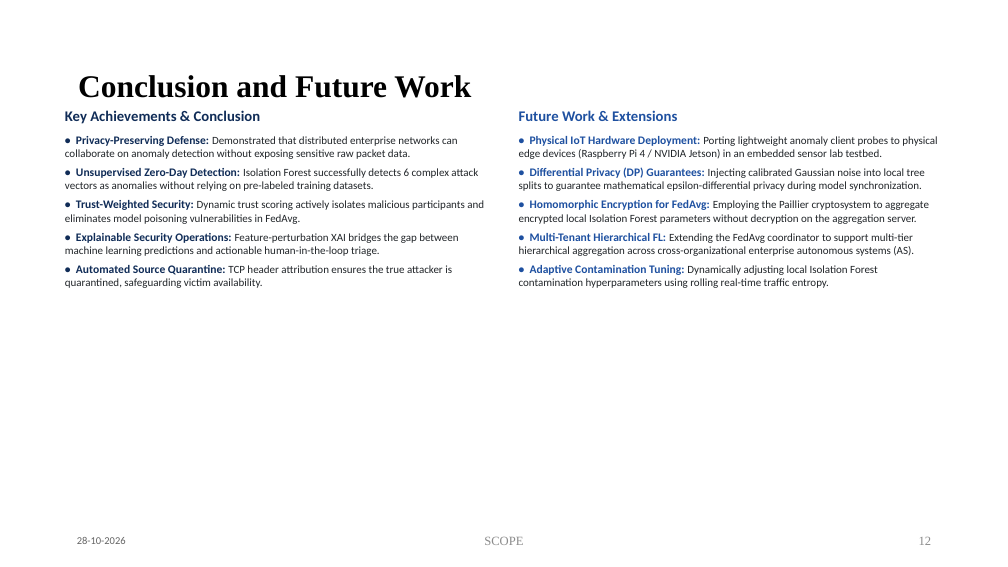
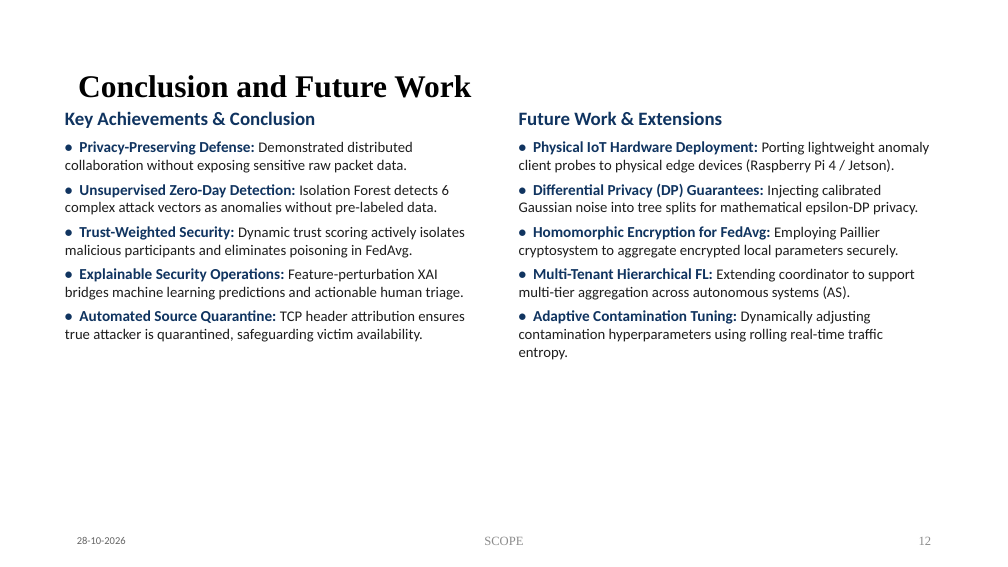
Before and after one commit to Prasanth4689/Federated-Anomaly-Detection, a slide deck: slide 12 of docs/BCSE497J_Review3_Presentation.pptx. Drawn at 1008x567 pixels with LibreOffice and Linux fonts; fonts in the diff are those of the drawing. Boxes give left, top, right and bottom in pixels: in the first picture for what was removed or moved away, otherwise in the second. Text is boxed around its words. In the diff, an @@ line names an element or a change of style, - is before the commit and + after.

Commit message:
Update BCSE497J_Review3_Presentation.pptx: clean formatting, conference paper outcome, readable font sizes

```diff
--- a/docs/BCSE497J_Review3_Presentation.pptx
+++ b/docs/BCSE497J_Review3_Presentation.pptx
@@ text at [65,111,315,128]: size 14 to 18 pt, text colour #102C57 to #103460 in "Key Achievements & Conclusion" @@
@@ text at [519,111,722,125]: size 14 to 18 pt, text colour #1E50A0 to #103460 in "Future Work & Extensions" @@
@@ text at [65,141,465,342]: text changed; size 10.5 to 14 pt; text colour #212529 to #1E1E1E @@
-• Privacy-Preserving Defense: Demonstrated that distributed enterprise networks can collaborate on anomaly detection without exposing sensitive raw packet data.
-• Unsupervised Zero-Day Detection: Isolation Forest successfully detects 6 complex attack vectors as anomalies without relying on pre-labeled training datasets.
-• Trust-Weighted Security: Dynamic trust scoring actively isolates malicious participants and eliminates model poisoning vulnerabilities in FedAvg.
-• Explainable Security Operations: Feature-perturbation XAI bridges the gap between machine learning predictions and actionable human-in-the-loop triage.
-• Automated Source Quarantine: TCP header attribution ensures the true attacker is quarantined, safeguarding victim availability.
+• Privacy-Preserving Defense: Demonstrated distributed collaboration without exposing sensitive raw packet data.
+• Unsupervised Zero-Day Detection: Isolation Forest detects 6 complex attack vectors as anomalies without pre-labeled data.
+• Trust-Weighted Security: Dynamic trust scoring actively isolates malicious participants and eliminates poisoning in FedAvg.
+• Explainable Security Operations: Feature-perturbation XAI bridges machine learning predictions and actionable human triage.
+• Automated Source Quarantine: TCP header attribution ensures true attacker is quarantined, safeguarding victim availability.
@@ text at [519,141,929,360]: text changed; size 10.5 to 14 pt; text colour #212529 to #1E1E1E @@
-• Physical IoT Hardware Deployment: Porting lightweight anomaly client probes to physical edge devices (Raspberry Pi 4 / NVIDIA Jetson) in an embedded sensor lab testbed.
-• Differential Privacy (DP) Guarantees: Injecting calibrated Gaussian noise into local tree splits to guarantee mathematical epsilon-differential privacy during model synchronization.
-• Homomorphic Encryption for FedAvg: Employing the Paillier cryptosystem to aggregate encrypted local Isolation Forest parameters without decryption on the aggregation server.
-• Multi-Tenant Hierarchical FL: Extending the FedAvg coordinator to support multi-tier hierarchical aggregation across cross-organizational enterprise autonomous systems (AS).
-• Adaptive Contamination Tuning: Dynamically adjusting local Isolation Forest contamination hyperparameters using rolling real-time traffic entropy.
+• Physical IoT Hardware Deployment: Porting lightweight anomaly client probes to physical edge devices (Raspberry Pi 4 / Jetson).
+• Differential Privacy (DP) Guarantees: Injecting calibrated Gaussian noise into tree splits for mathematical epsilon-DP privacy.
+• Homomorphic Encryption for FedAvg: Employing Paillier cryptosystem to aggregate encrypted local parameters securely.
+• Multi-Tenant Hierarchical FL: Extending coordinator to support multi-tier aggregation across autonomous systems (AS).
+• Adaptive Contamination Tuning: Dynamically adjusting contamination hyperparameters using rolling real-time traffic entropy.
```
Also in this commit, not shown: 13 other slides changed.
